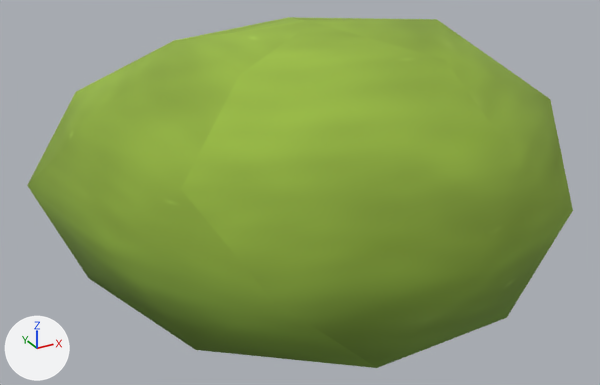
A saved change to the glTF model assets/art/3d/nature_bush.glb.
Before and after are seen from a camera (50 mm lens) standing at (-0.549, -0.988, 0.661) and looking at (-0.012, -0.012, 0.173). Arrows for +X, +Y and +Z are at lower left; the lights stay in place. The picture after the commit comes second.

The older version as bpy lines, for what is in view:
```python
me_nature_bush = bpy.data.meshes.new('nature_bush')
me_nature_bush.from_pydata(...)  # 42 vertices, 80 faces; spans x -0.379..0.363, y -0.364..0.387, z -0.212..0.208
me_nature_bush.materials.append(mat_nature_bush)  # picture img_nature_bush_tex
ob_nature_bush = bpy.data.objects.new('nature_bush', me_nature_bush)
ob_nature_bush.location = (0.008, -0.012, 0.212)
```
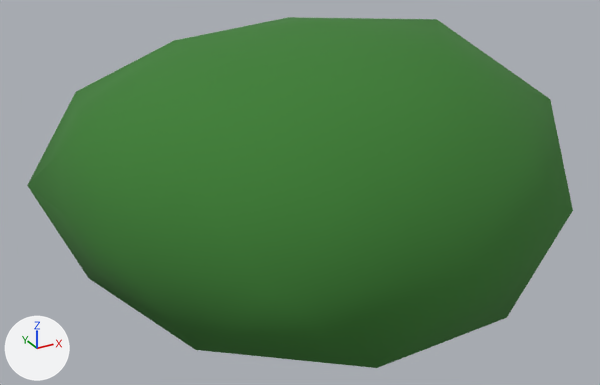
Pixel boxes [x1, y1, x2, y2] of what changed, in the pictures (600 x 385 px):
```json
{"object": "nature_bush", "change": "recoloured", "before": [27, 17, 573, 368], "after": [27, 17, 573, 368], "on screen": "darker"}
```

The change, as JSON lines over the scene's bpy script:
```json
{"op": "add", "block": "mat_leaf", "code": ["mat_leaf = principled_material('leaf')", "mat_leaf.base_color = (0.0467, 0.212, 0.0343)  # green #3d7f34", "mat_leaf.roughness = 1.0"]}
{"block": "me_nature_bush", "where": "me_nature_bush.from_pydata(...)  # 42 vertices, 80 faces; spans x -0.379..0.363, y -0.364..0.387, z -0.212..0.208"}
{"op": "remove", "block": "me_nature_bush", "code": "me_nature_bush.materials.append(mat_nature_bush)  # picture img_nature_bush_tex"}
{"op": "add", "block": "me_nature_bush", "code": "me_nature_bush.materials.append(mat_leaf)  # green #3d7f34"}
```
